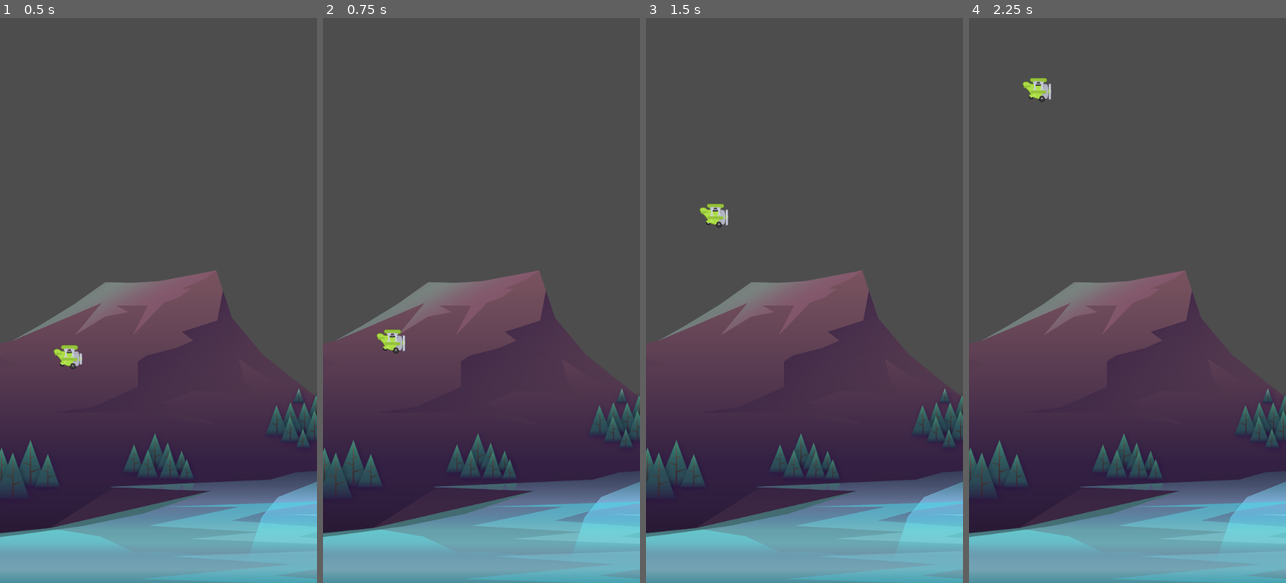
Above: before the commit, frames 1-4 (left to right).
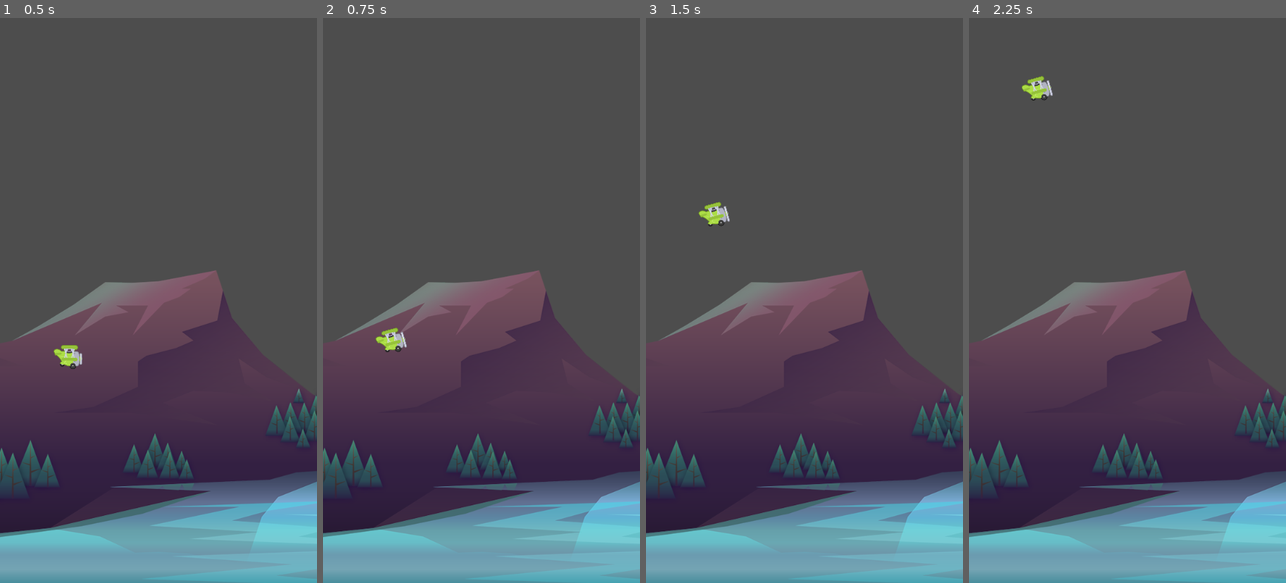
Above: after the commit, the same moments.

Repository: rubayet211/tappy_flappy
Game: Godot game, scene res://scenes/game/game.tscn
The game is run twice, just before and just after one commit, with the same random seed, the same clock (stepped at 60 frames per second) and the same inputs.
Inputs:
- Up to frame 1 (0.5 s): no input
- Up to frame 2 (0.75 s): tap Space (fly) at 0.6 s
- Up to frame 3 (1.5 s): tap Space (fly) at 1.35 s
- Up to frame 4 (2.25 s): tap Space (fly) at 2.1 s

Frame 1 is identical in both runs. In frame 2, 0.2% of the frame differs, in the area x 16-27%, y 54-60%; in frame 3, 0.2%; in frame 4, 0.2%.

Commit message:
Player rotation animation added when the fly button is pressed

Diff:
--- a/scenes/plane/plane.gd
+++ b/scenes/plane/plane.gd
@@ -1,6 +1,7 @@
 extends CharacterBody2D
 
 @onready var animated_sprite_2d: AnimatedSprite2D = $AnimatedSprite2D
+@onready var animation_player: AnimationPlayer = $AnimationPlayer
 
 
 const GRAVITY: float = 600.0
@@ -26,6 +27,7 @@
 func fly() -> void:
 	if Input.is_action_just_pressed("fly") == true:
 		velocity.y = POWER
+		animation_player.play("power")
 
 
 func die() -> void:
--- a/scenes/plane/plane.tscn
+++ b/scenes/plane/plane.tscn
@@ -35,6 +35,44 @@
 [sub_resource type="CircleShape2D" id="CircleShape2D_gk0g8"]
 radius = 27.0
 
+[sub_resource type="Animation" id="Animation_l1m2q"]
+resource_name = "power"
+length = 0.3
+step = 0.1
+tracks/0/type = "value"
+tracks/0/imported = false
+tracks/0/enabled = true
+tracks/0/path = NodePath("AnimatedSprite2D:rotation")
+tracks/0/interp = 2
+tracks/0/loop_wrap = true
+tracks/0/keys = {
+"times": PackedFloat32Array(0, 0.1, 0.3),
+"transitions": PackedFloat32Array(1, 1, 1),
+"update": 0,
+"values": [0.0, -0.261799, 0.0]
+}
+
+[sub_resource type="Animation" id="Animation_mem24"]
+length = 0.001
+tracks/0/type = "value"
+tracks/0/imported = false
+tracks/0/enabled = true
+tracks/0/path = NodePath("AnimatedSprite2D:rotation")
+tracks/0/interp = 1
+tracks/0/loop_wrap = true
+tracks/0/keys = {
+"times": PackedFloat32Array(0),
+"transitions": PackedFloat32Array(1),
+"update": 0,
+"values": [0.0]
+}
+
+[sub_resource type="AnimationLibrary" id="AnimationLibrary_qlmr8"]
+_data = {
+"RESET": SubResource("Animation_mem24"),
+"power": SubResource("Animation_l1m2q")
+}
+
 [node name="Plane" type="CharacterBody2D"]
 script = ExtResource("1_e68c0")
 
@@ -46,3 +84,8 @@
 
 [node name="CollisionShape2D" type="CollisionShape2D" parent="."]
 shape = SubResource("CircleShape2D_gk0g8")
+
+[node name="AnimationPlayer" type="AnimationPlayer" parent="."]
+libraries = {
+"": SubResource("AnimationLibrary_qlmr8")
+}
Not shown: 1 places in scenes/plane/plane.tscn that only renumber resources
